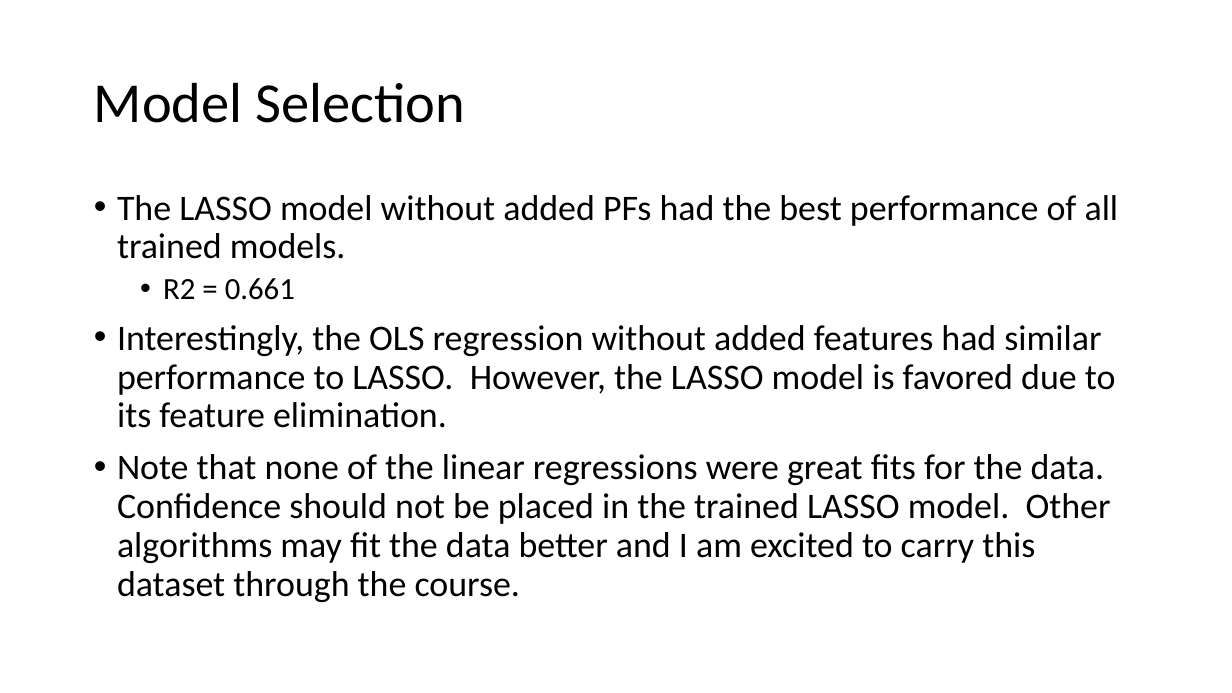
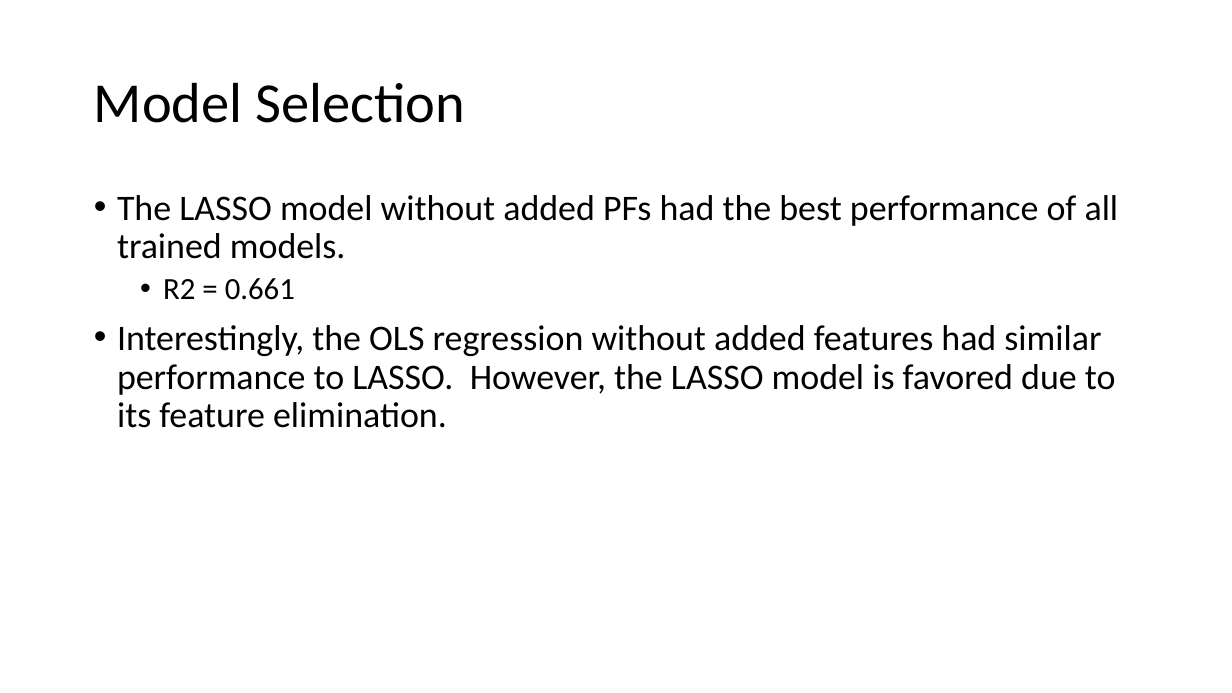
Before and after one commit to M-Matrona/IBM-Machine-Learning-Course, a slide deck: slide 8 of Course_2_SupervisedLearning/Supervised_Learning_Project_Report.pptx. Drawn at 1232x693 pixels with LibreOffice and Linux fonts; fonts in the diff are those of the drawing. Boxes give left, top, right and bottom in pixels: in the first picture for what was removed or moved away, otherwise in the second. Text is boxed around its words. In the diff, an @@ line names an element or a change of style, - is before the commit and + after.

```diff
--- a/Course_2_SupervisedLearning/Supervised_Learning_Project_Report.pptx
+++ b/Course_2_SupervisedLearning/Supervised_Learning_Project_Report.pptx
@@ text at (117, 454, 1111, 602): paragraph removed @@
-• Note that none of the linear regressions were great fits for the data. Confidence should not be placed in the trained LASSO model. Other algorithms may fit the data better and I am excited to carry this dataset through the course.
```
Also in this commit, not shown: 6 other slides changed, 15 other files.
